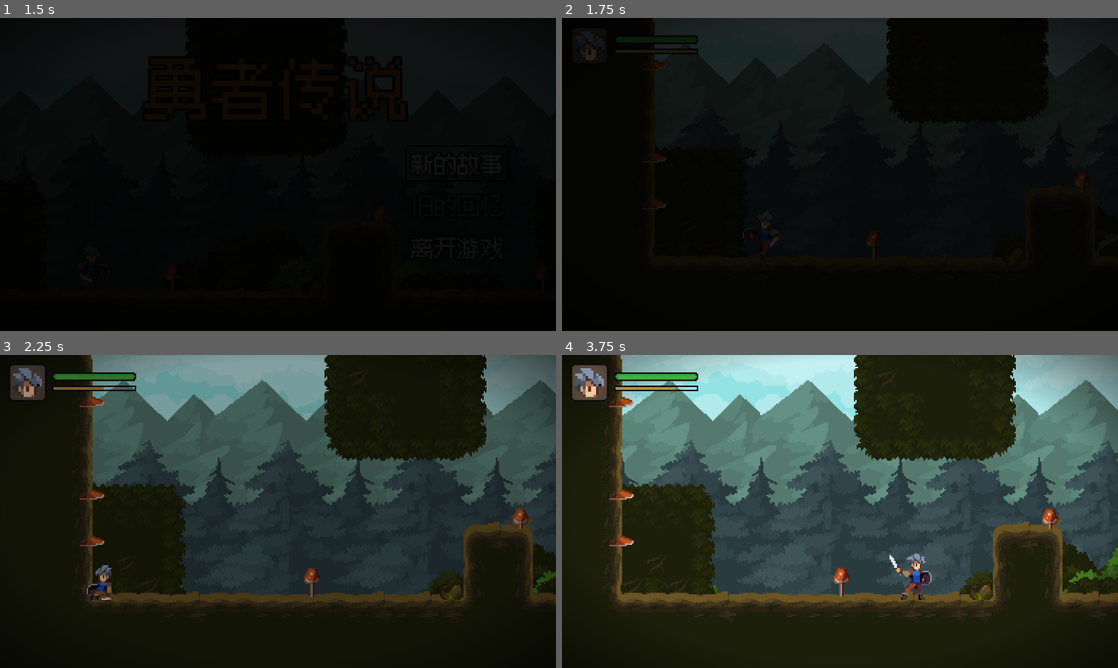
Above: before the commit, frames 1-4 (two rows, left to right).
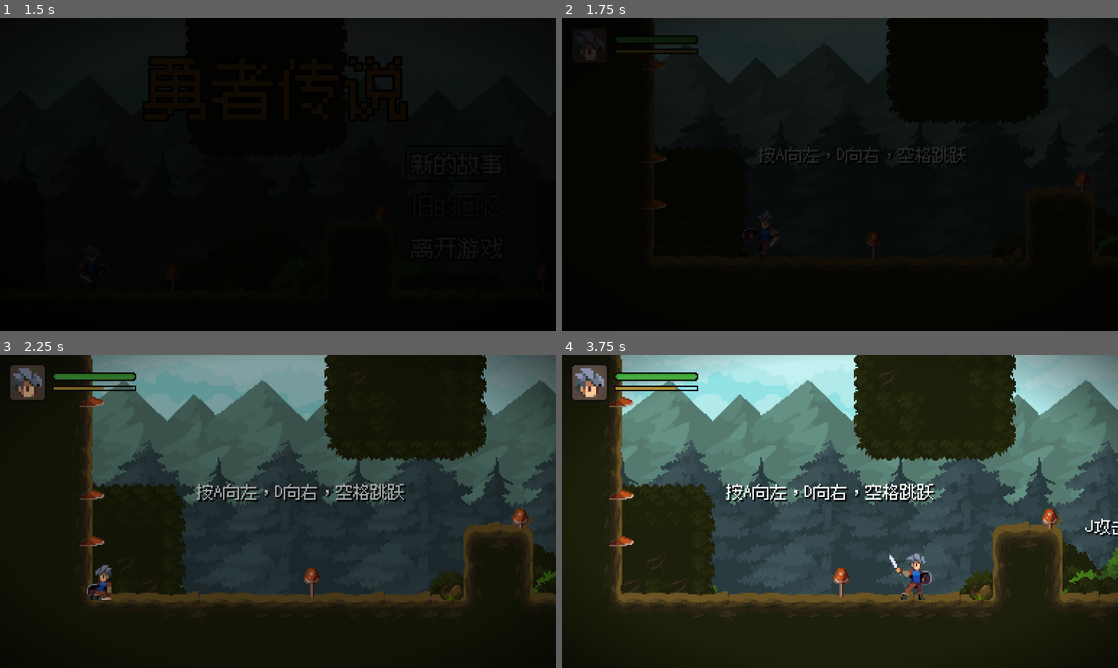
Above: after the commit, the same moments.

Repository: Amoyens1s/godot-learn
Game: Godot game, scene res://scenes/title_screen.tscn
The game is run twice, just before and just after one commit, with the same random seed, the same clock (stepped at 60 frames per second) and the same inputs.
Inputs (mouse positions are in pixels of both pictures, inside the frame that each line leads up to):
- Up to frame 1 (1.5 s): tap Enter at 0.5 s; move the mouse to (400, 158) at 0.52 s; hold D (move_right) 0.53-1.28 s; hold J (attack) 0.53-1.28 s; click (400, 158) at 0.67 s; tap Space (jump) at 0.77 s; move the mouse to (166, 190) at 1.27 s; hold A (move_left) from 1.28 s (still down); tap E (interact) at 1.35 s
- Up to frame 2 (1.75 s): keep holding A (move_left); tap Space (jump) at 1.52 s
- Up to frame 3 (2.25 s): move the mouse to (333, 442) at 2.02 s; release A (move_left) at 2.03 s; hold D (move_right) from 2.03 s (still down); hold K (slide) from 2.03 s (still down)
- Up to frame 4 (3.75 s): move the mouse to (812, 574) at 2.77 s; release K (slide) at 2.78 s; tap L at 2.85 s; click (812, 574) at 2.92 s; tap Space (jump) at 3.02 s; move the mouse to (1006, 558) at 3.52 s; release D (move_right) at 3.53 s; hold A (move_left) from 3.53 s (still down); hold J (attack) from 3.53 s (still down)

Frame 1 is identical in both runs. In frame 2, 0.5% of the frame differs, in the area x 35-73%, y 41-47%; in frame 3, 1.2%; in frame 4, 1.5%, in the area x 29-100%, y 41-58%.

Commit message:
feat: 野猪传说

Diff:
--- a/03.勇者传说/maps/forest.tscn
+++ b/03.勇者传说/maps/forest.tscn
@@ -11,6 +11,7 @@
 [ext_resource type="Texture2D" uid="uid://dpe6dsov44u5o" path="res://assets/Background-trees.png" id="7_0ufo8"]
 [ext_resource type="Script" uid="uid://dusxx6v60rwfo" path="res://scripts/classes/ShakyCamera.gd" id="7_l7n68"]
 [ext_resource type="PackedScene" uid="uid://cqkogf1dsbik1" path="res://scenes/enemies/boar.tscn" id="8_xrs67"]
+[ext_resource type="Theme" uid="uid://cgm3ykdiefdqj" path="res://MainTheme.tres" id="12_27rp4"]
 
 [node name="World" type="Node2D"]
 script = ExtResource("1_b5t37")
@@ -252,3 +253,41 @@
 
 [node name="Boar" parent="." instance=ExtResource("8_xrs67")]
 position = Vector2(368, 144)
+
+[node name="Tips" type="Node" parent="."]
+
+[node name="Label" type="Label" parent="Tips"]
+offset_left = -8.0
+offset_top = 80.0
+offset_right = 184.0
+offset_bottom = 103.0
+theme = ExtResource("12_27rp4")
+theme_override_font_sizes/font_size = 12
+text = "按A向左，D向右，空格跳跃"
+
+[node name="Label2" type="Label" parent="Tips"]
+offset_left = 240.0
+offset_top = 104.0
+offset_right = 432.0
+offset_bottom = 127.0
+theme = ExtResource("12_27rp4")
+theme_override_font_sizes/font_size = 12
+text = "J攻击，K滑铲"
+
+[node name="Label3" type="Label" parent="Tips"]
+offset_left = 440.0
+offset_top = 64.0
+offset_right = 632.0
+offset_bottom = 87.0
+theme = ExtResource("12_27rp4")
+theme_override_font_sizes/font_size = 12
+text = "长按空格跳上更高的平台"
+
+[node name="Label4" type="Label" parent="Tips"]
+offset_left = 704.0
+offset_top = 104.0
+offset_right = 896.0
+offset_bottom = 127.0
+theme = ExtResource("12_27rp4")
+theme_override_font_sizes/font_size = 12
+text = "蹬墙跳"
--- a/03.勇者传说/project.godot
+++ b/03.勇者传说/project.godot
@@ -10,10 +10,14 @@
 
 [application]
 
-config/name="03.勇者传说"
+config/name="勇者传说之野猪才是传说"
+config/version="1.0.0"
 run/main_scene="uid://crjmdjrejpbtp"
 config/features=PackedStringArray("4.4", "Mobile")
-config/icon="res://icon.svg"
+boot_splash/bg_color=Color(1, 1, 1, 0)
+boot_splash/image="uid://bkfv0t7h4gqen"
+config/icon="uid://cbi4m63v3m0au"
+boot_splash/minimum_display_time=2000
 
 [autoload]
 
--- a/03.勇者传说/scripts/enemy/boar.gd
+++ b/03.勇者传说/scripts/enemy/boar.gd
@@ -84,12 +84,16 @@
 			if wall_checker.is_colliding():
 				direction *= -1
 
+			SoundManager.stop_sfx("EnemyRun")
+
 		State.WALK:
 			animation_player.play("walk")
 			if not floor_checker.is_colliding():
 				direction *= -1
 				# 野猪翻转后还以为面前是墙所以不移动，强制更新检测即可修复
 				floor_checker.force_raycast_update()
+
+			SoundManager.stop_sfx("EnemyRun")
 
 		State.RUN:
 			animation_player.play("run")
@@ -109,11 +113,12 @@
 
 			pending_damage = null
 
+			SoundManager.stop_sfx("EnemyRun")
 			SoundManager.play_sfx("EnemyHurt")
 
 		State.DYING:
 			animation_player.play("die")
-
+			SoundManager.stop_sfx("EnemyRun")
 			SoundManager.play_sfx("EnemyDie")
 
 
--- a/03.勇者传说/scripts/game_end_screen.gd
+++ b/03.勇者传说/scripts/game_end_screen.gd
@@ -17,6 +17,8 @@
 func _ready() -> void:
 	show_line(0)
 	SoundManager.play_bgm(preload("res://bgm/15 game over LOOP.ogg"))
+	SoundManager.stop_sfx("Run")
+	SoundManager.stop_sfx("EnemyRun")
 
 
 func _input(event: InputEvent) -> void:
--- a/03.勇者传说/scripts/game_over_screen.gd
+++ b/03.勇者传说/scripts/game_over_screen.gd
@@ -6,6 +6,8 @@
 func _ready() -> void:
 	hide()
 	set_process_input(false)
+	SoundManager.stop_sfx("Run")
+	SoundManager.stop_sfx("EnemyRun")
 
 
 func _input(event: InputEvent) -> void:
--- a/03.勇者传说/scripts/player.gd
+++ b/03.勇者传说/scripts/player.gd
@@ -314,6 +314,7 @@
 	match to:
 		State.IDLE:
 			animation_player.play("idle")
+			SoundManager.stop_sfx("Run")
 
 		State.RUNNING:
 			animation_player.play("running")
@@ -325,6 +326,7 @@
 			coyote_timer.stop()
 			jump_request_timer.stop()
 			SoundManager.play_sfx("Jump")
+			SoundManager.stop_sfx("Run")
 
 		State.FALL:
 			animation_player.play("fall")
@@ -332,14 +334,17 @@
 				coyote_timer.start()
 
 			fall_from_y = global_position.y
+			SoundManager.stop_sfx("Run")
 
 		State.LANDING:
 			animation_player.play("landing")
 			SoundManager.play_sfx("Landing")
+			SoundManager.stop_sfx("Run")
 
 		State.WALL_SLIDING:
 			animation_player.play("wall_sliding")
 			SoundManager.play_sfx("WallSlide")
+			SoundManager.stop_sfx("Run")
 
 		State.WALL_JUMP:
 			animation_player.play("jump")
@@ -347,21 +352,25 @@
 			velocity.x *= get_wall_normal().x
 			jump_request_timer.stop()
 			SoundManager.play_sfx("Jump")
+			SoundManager.stop_sfx("Run")
 
 		State.ATTACK_1:
 			animation_player.play("attack_1")
 			is_combo_requested = false
 			SoundManager.play_sfx("Attack")
+			SoundManager.stop_sfx("Run")
 
 		State.ATTACK_2:
 			animation_player.play("attack_2")
 			is_combo_requested = false
 			SoundManager.play_sfx("Attack2")
+			SoundManager.stop_sfx("Run")
 
 		State.ATTACK_3:
 			animation_player.play("attack_3")
 			is_combo_requested = false
 			SoundManager.play_sfx("Attack3")
+			SoundManager.stop_sfx("Run")
 
 		State.HURT:
 			animation_player.play("hurt")
@@ -374,23 +383,29 @@
 			pending_damage = null
 			invincible_timer.start()
 			SoundManager.play_sfx("Hurt")
+			SoundManager.stop_sfx("Run")
 
 		State.DYING:
 			animation_player.play("die")
 			invincible_timer.stop()
 			interacting_with.clear()
 			SoundManager.play_sfx("Die")
+			SoundManager.stop_sfx("Run")
 
 		State.SLIDING_START:
 			animation_player.play("sliding_start")
 			slide_request_timer.stop()
 			stats.energy -= SLIDING_ENERGY
+			SoundManager.stop_sfx("Run")
+			SoundManager.play_sfx("WallSlide")
 
 		State.SLIDING_LOOP:
 			animation_player.play("sliding_loop")
+			SoundManager.stop_sfx("Run")
 
 		State.SLIDING_END:
 			animation_player.play("sliding_end")
+			SoundManager.stop_sfx("Run")
 
 	is_first_tick = true
 
--- a/03.勇者传说/scripts/title_screen.gd
+++ b/03.勇者传说/scripts/title_screen.gd
@@ -12,6 +12,8 @@
 
 	SoundManager.setup_ui_sounds(self)
 	SoundManager.play_bgm(preload("res://bgm/1 titles LOOP.ogg"))
+	SoundManager.stop_sfx("Run")
+	SoundManager.stop_sfx("EnemyRun")
 
 
 func _on_new_game_pressed() -> void:
Binary file added: 03.勇者传说/assets/Snipaste_2025-04-27_23-25-55.png
Not shown, added: 03.勇者传说/assets/Snipaste_2025-04-27_23-25-55.png.import
Binary file added: 03.勇者传说/assets/mujica.png
Not shown, added: 03.勇者传说/assets/mujica.png.import
Not shown, changed: 03.勇者传说/export_presets.cfg
Not shown: 1 places in 03.勇者传说/maps/forest.tscn that only renumber resources
Not shown, changed: 03.勇者传说/builds/03.勇者传说.exe
Not shown, removed: 03.勇者传说/builds/03.勇者传说.pck
Not shown, changed: 03.勇者传说/builds/03.勇者传说.zip
Not shown, added: rcedit-x64.exe
